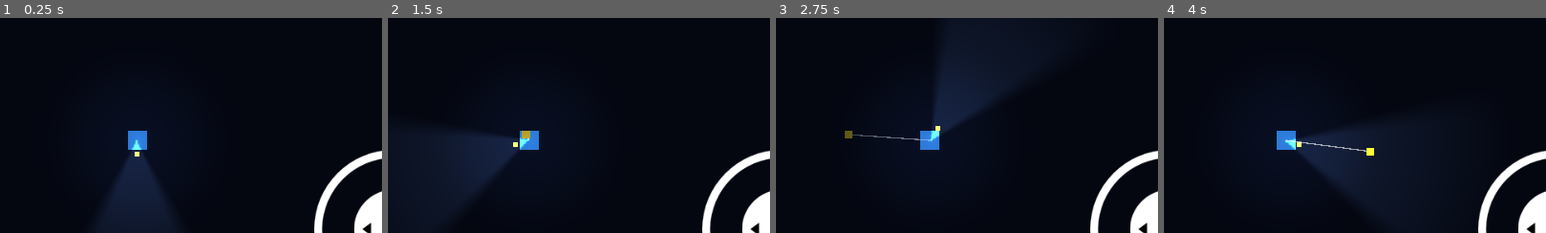
Above: before the commit, frames 1-4 (left to right).
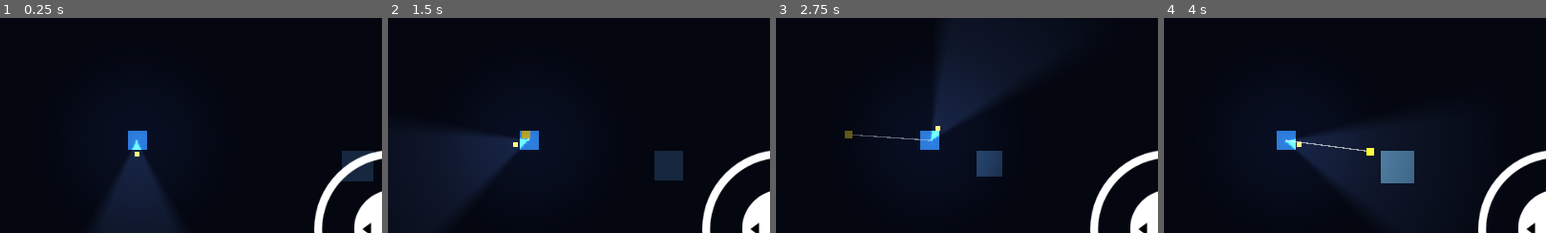
Above: after the commit, the same moments.

Repository: brian18964-bot/fishock
Game: Godot game, scene res://scenes/main.tscn
The game is run twice, just before and just after one commit, with the same random seed, the same clock (stepped at 60 frames per second) and the same inputs.
Inputs (mouse positions are % of the whole screen's width and height, from its top left):
- Up to frame 1 (0.25 s): no input
- Up to frame 2 (1.5 s): tap Enter at 0.5 s; move the mouse to (72, 45) at 0.52 s; hold Right (ui_right) 0.53-1.25 s; hold F 0.53-1.25 s; click (72, 45) at 0.67 s; tap Space at 0.77 s; drag from (30, 55) to (45, 70) at 1.27 s
- Up to frame 3 (2.75 s): move the mouse to (60, 28) at 2.02 s; hold Right (ui_right) from 2.03 s (still down); hold R from 2.03 s (still down)
- Up to frame 4 (4 s): release Right (ui_right) at 2.75 s; release R at 2.75 s; drag from (45, 70) to (20, 35) at 2.77 s; tap Space at 3.5, 3.77 s; move the mouse to (80, 65) at 3.52 s; hold Left (ui_left) from 3.53 s (still down); hold F from 3.53 s (still down)
The pictures show only the part of the screen within x 32-82%, y 22-72%; the shares and areas given below are measured in that part.

The runs differ from the first frame. In frame 1, 0.8% of the frame differs, in the area x 89-98%, y 61-76%; in frame 2, 1.0%; in frame 3, 0.8%; in frame 4, 1.3%, in the area x 56-66%, y 61-77%.

Commit message:
Add hotspots, rare fish, and the heart item (design doc §5.2/§5.3)
One Hotspot at a time, always at least 300 units from the altar and
escape point, marked by a pulsing ripple. Catching something from it
relocates it elsewhere after a short delay - failed attempts don't.

Rarity/heart is rolled at cast time and only revealed at bite time via
a message (matches the stronger splash/vibration cue in the doc).
Hotspot casts get a much higher rare chance and a heart chance
(higher at night); open water only has a small "surprise" chance,
slightly better on a far cast. Rare fish are worth 3x, reel slower,
and add real direction resistance: the fish's pull direction changes
every 2s, and reel progress rate now depends on whether the player is
moving to counter it (0.2x moving with the pull, 0.7x standing still,
up to 1.2x actively resisting) instead of the flat move-while-reeling
penalty normal fish use.

Hearts aren't added to carried_fish - GameState.has_heart is a single
solo-mode extra life. Ghost's night hunt spends it automatically on
what would otherwise be a fatal catch, knocking itself back instead.

HUD shows heart-held status; GearLabel/heart reset already covered by
existing Shift+R plumbing.

Co-Authored-By: Claude Sonnet 5 <noreply@anthropic.com>
Claude-Session: https://claude.ai/code/session_01E8ouZNnFGnS8DUZSFp8fpg

Diff:
--- /dev/null
+++ b/scenes/hotspot.tscn
@@ -0,0 +1,14 @@
+[gd_scene load_steps=2 format=3]
+
+[ext_resource type="Script" path="res://scripts/hotspot.gd" id="1"]
+
+[node name="Hotspot" type="Node2D"]
+script = ExtResource("1")
+z_index = 4
+
+[node name="Ripple" type="ColorRect" parent="."]
+offset_left = -18.0
+offset_top = -18.0
+offset_right = 18.0
+offset_bottom = 18.0
+color = Color(0.45, 0.75, 1, 0.55)
--- a/scenes/main.tscn
+++ b/scenes/main.tscn
@@ -9,6 +9,7 @@
 [ext_resource type="Script" path="res://scripts/escape_point.gd" id="7"]
 [ext_resource type="PackedScene" path="res://scenes/obstacle.tscn" id="8"]
 [ext_resource type="Script" path="res://scripts/darkness_controller.gd" id="9"]
+[ext_resource type="PackedScene" path="res://scenes/hotspot.tscn" id="10"]
 
 [sub_resource type="RectangleShape2D" id="RectangleShape2D_altar"]
 size = Vector2(64, 64)
@@ -77,6 +78,8 @@
 
 [node name="CollisionShape2D" type="CollisionShape2D" parent="EscapePoint"]
 shape = SubResource("RectangleShape2D_altar")
+
+[node name="Hotspot" parent="." instance=ExtResource("10")]
 
 [node name="Player" parent="." instance=ExtResource("2")]
 position = Vector2(1200, 700)
@@ -196,6 +199,15 @@
 offset_right = 920.0
 offset_bottom = 68.0
 horizontal_alignment = 2
+text = ""
+
+[node name="HeartLabel" type="Label" parent="HUD/Panel"]
+offset_left = 700.0
+offset_top = 68.0
+offset_right = 920.0
+offset_bottom = 88.0
+horizontal_alignment = 2
+modulate = Color(1, 0.4, 0.5, 1)
 text = ""
 
 [node name="FuelLabel" type="Label" parent="HUD/Panel"]
--- a/scripts/game_state.gd
+++ b/scripts/game_state.gd
@@ -37,6 +37,10 @@
 
 var time_remaining: float = DAY_DURATION
 var is_night: bool = false
+
+## Design doc §5.3: hotspot-only pickup. Solo use is a single automatic
+## save from a night catch; multiplayer altar revival doesn't apply here.
+var has_heart: bool = false
 
 
 func _process(delta: float) -> void:
@@ -123,6 +127,7 @@
 	_quota_since_offering = 0.0
 	time_remaining = DAY_DURATION
 	is_night = false
+	has_heart = false
 	inventory_updated.emit(carried_fish)
 	quota_updated.emit(quota_progress, quota_target)
 	day_phase_changed.emit("FISHING")
@@ -145,6 +150,18 @@
 	is_night = true
 	night_fell.emit()
 	push_message("時間到了，額度沒補滿...夜晚降臨，鬼進入獵殺模式！")
+
+
+func grant_heart() -> void:
+	has_heart = true
+	push_message("拿到心臟了！關鍵時刻能救你一命")
+
+
+func use_heart() -> bool:
+	if not has_heart:
+		return false
+	has_heart = false
+	return true
 
 
 func push_message(text: String) -> void:
--- a/scripts/ghost.gd
+++ b/scripts/ghost.gd
@@ -199,8 +199,16 @@
 	var to_player := player.global_position - global_position
 	if to_player.length() > 1.0:
 		global_position += to_player.normalized() * NIGHT_CHASE_SPEED * delta
+
 	if global_position.distance_to(player.global_position) <= CATCH_RADIUS:
-		GameState.end_run(false, "被鬼拖進水裡了，你沒能撐過夜晚")
+		if GameState.use_heart():
+			GameState.push_message("心臟救了你一命！鬼被震退了")
+			var away := global_position - player.global_position
+			if away.length() < 1.0:
+				away = Vector2.UP
+			global_position = player.global_position + away.normalized() * 260.0
+		else:
+			GameState.end_run(false, "被鬼拖進水裡了，你沒能撐過夜晚")
 
 
 func _start_search(at: Vector2) -> void:
--- /dev/null
+++ b/scripts/hotspot.gd
@@ -0,0 +1,55 @@
+class_name Hotspot
+extends Node2D
+
+## Design doc §5.2: only spawns away from fixed lights, ripples to mark
+## itself, and relocates once something's been caught from it.
+
+const RADIUS := 70.0
+const RESPAWN_DELAY := 1.5
+const MARGIN := 150.0
+const MIN_DIST_FROM_FIXED_LIGHT := 300.0
+
+var active: bool = true
+
+var _respawn_timer: float = 0.0
+var _pulse_time: float = 0.0
+
+@onready var ripple: ColorRect = $Ripple
+
+
+func _ready() -> void:
+	_relocate()
+
+
+func _process(delta: float) -> void:
+	visible = active
+	if active:
+		_pulse_time += delta
+		var s := 1.0 + sin(_pulse_time * 2.0) * 0.15
+		ripple.scale = Vector2(s, s)
+	else:
+		_respawn_timer -= delta
+		if _respawn_timer <= 0.0:
+			_relocate()
+
+
+func consume() -> void:
+	active = false
+	_respawn_timer = RESPAWN_DELAY
+
+
+func _relocate() -> void:
+	var altar := get_tree().current_scene.get_node("Altar")
+	var escape_point := get_tree().current_scene.get_node("EscapePoint")
+	var pos := Vector2.ZERO
+	for _i in range(20):
+		pos = Vector2(
+			randf_range(MARGIN, Player.WORLD_WIDTH - MARGIN),
+			randf_range(MARGIN, Player.WORLD_HEIGHT - MARGIN)
+		)
+		var far_from_altar := pos.distance_to(altar.global_position) > MIN_DIST_FROM_FIXED_LIGHT
+		var far_from_escape := pos.distance_to(escape_point.global_position) > MIN_DIST_FROM_FIXED_LIGHT
+		if far_from_altar and far_from_escape:
+			break
+	global_position = pos
+	active = true
--- a/scripts/hud.gd
+++ b/scripts/hud.gd
@@ -21,6 +21,7 @@
 @onready var run_end_label: Label = $Panel/RunEndLabel
 @onready var time_label: Label = $Panel/TimeLabel
 @onready var gear_label: Label = $Panel/GearLabel
+@onready var heart_label: Label = $Panel/HeartLabel
 
 const PHASE_TEXT := {
 	"FISHING": "階段：白天釣魚中",
@@ -72,6 +73,8 @@
 		gear_label.text = "釣法：浮標（餌 x%d）－Tab 切換" % _player.bait_count
 	else:
 		gear_label.text = "釣法：路亞（假餌 x%d）－Tab 切換" % _player.lure_count
+
+	heart_label.text = "❤ 已持有心臟" if GameState.has_heart else ""
 
 
 func _on_state_changed(new_state: String) -> void:
--- a/scripts/player.gd
+++ b/scripts/player.gd
@@ -45,12 +45,27 @@
 var bait_count: int = START_BAIT
 var lure_count: int = START_LURES
 
+## Design doc §5.2/§5.3: rolled at cast time, revealed at bite time.
+const NORMAL_RARE_CHANCE := 0.03
+const FAR_RARE_CHANCE := 0.06
+const HOTSPOT_RARE_CHANCE := 0.35
+const HOTSPOT_HEART_CHANCE_DAY := 0.08
+const HOTSPOT_HEART_CHANCE_NIGHT := 0.16
+const RARE_PULL_INTERVAL := 2.0
+
+var is_rare_catch: bool = false
+var is_heart_catch: bool = false
+var caught_in_hotspot: bool = false
+var rare_pull_dir: Vector2 = Vector2.ZERO
+var rare_pull_timer: float = 0.0
+
 var _prev_action_held: bool = false
 var _prev_mode_toggle_held: bool = false
 
 @onready var facing_indicator: ColorRect = $FacingIndicator
 @onready var _move_joystick: TouchJoystick = get_tree().current_scene.get_node("HUD/Panel/MoveJoystick")
 @onready var _aim_joystick: TouchJoystick = get_tree().current_scene.get_node("HUD/Panel/AimJoystick")
+@onready var _hotspot: Hotspot = get_tree().current_scene.get_node("Hotspot")
 
 
 func _ready() -> void:
@@ -274,8 +289,12 @@
 				_fail_catch("missed_bite")
 		State.REELING:
 			var held := _is_action_pressed()
-			var moving := velocity.length() > 1.0
-			var rate_mult := MOVE_REEL_PENALTY if moving else 1.0
+			var rate_mult := 1.0
+			if is_rare_catch:
+				rate_mult = _update_rare_pull(delta)
+			else:
+				var moving := velocity.length() > 1.0
+				rate_mult = MOVE_REEL_PENALTY if moving else 1.0
 			if held:
 				progress += tier_data.reel_speed * rate_mult * delta
 				tension += tier_data.tension_rise * delta
@@ -306,28 +325,96 @@
 	current_tier = FishData.tier_for_ratio(ratio)
 	tier_data = FishData.get_tier_data(current_tier)
 	wait_timer = randf_range(tier_data.wait_min, tier_data.wait_max)
+	_roll_catch_outcome()
 	_set_state(State.WAITING)
 	cast_started.emit(cast_target, current_tier)
+
+
+## Design doc §5.2/§5.3: decides now (revealed only at bite time) whether
+## this cast lands a rare fish or, hotspot-only, a heart. Hotspots also
+## boost rare odds far above open water's "surprise" chance.
+func _roll_catch_outcome() -> void:
+	is_rare_catch = false
+	is_heart_catch = false
+	caught_in_hotspot = _hotspot.active and cast_target.distance_to(_hotspot.global_position) <= Hotspot.RADIUS
+
+	if caught_in_hotspot:
+		var heart_chance := HOTSPOT_HEART_CHANCE_NIGHT if GameState.is_night else HOTSPOT_HEART_CHANCE_DAY
+		if randf() < heart_chance:
+			is_heart_catch = true
+		elif randf() < HOTSPOT_RARE_CHANCE:
+			is_rare_catch = true
+	else:
+		var rare_chance := FAR_RARE_CHANCE if current_tier == "far" else NORMAL_RARE_CHANCE
+		if randf() < rare_chance:
+			is_rare_catch = true
+
+	if is_rare_catch:
+		tier_data = tier_data.duplicate()
+		tier_data.label = "稀有" + tier_data.label
+		tier_data.value = tier_data.value * 3.0
+		tier_data.reel_speed = tier_data.reel_speed * 0.6
+		tier_data.tension_rise = tier_data.tension_rise * 1.15
+		tier_data.bite_window = tier_data.bite_window * 1.2
 
 
 func _start_bite() -> void:
 	bite_timer = tier_data.bite_window
 	_set_state(State.BITE)
 	bite_started.emit()
+	if is_heart_catch:
+		GameState.push_message("水花特別亮、震動特別強...是心臟！")
+	elif is_rare_catch:
+		GameState.push_message("水花聲跟震動都變強了，是稀有魚！")
 
 
 func _hook_fish() -> void:
 	progress = 0.0
 	tension = 0.15
+	if is_rare_catch:
+		rare_pull_dir = Vector2.RIGHT.rotated(randf() * TAU)
+		rare_pull_timer = RARE_PULL_INTERVAL
+		GameState.push_message("稀有魚用力往%s拉，往反方向走可以拉近距離！" % _describe_pull(rare_pull_dir))
 	_set_state(State.REELING)
 	hook_success.emit()
 
 
+## Design doc §4.4: rare-fish direction resistance. Moving opposite the
+## fish's current pull speeds progress up (to 1.2x); moving with it drags
+## it down (to 0.2x); standing still is a middling 0.7x either way.
+func _update_rare_pull(delta: float) -> float:
+	rare_pull_timer -= delta
+	if rare_pull_timer <= 0.0:
+		rare_pull_dir = Vector2.RIGHT.rotated(randf() * TAU)
+		rare_pull_timer = RARE_PULL_INTERVAL
+		GameState.push_message("稀有魚換方向了，往%s拉！" % _describe_pull(rare_pull_dir))
+
+	var alignment := 0.0
+	if velocity.length() > 1.0:
+		alignment = velocity.normalized().dot(-rare_pull_dir)
+	var clamped: float = clamp(alignment, -1.0, 1.0)
+	return 0.7 + clamped * 0.5
+
+
+func _describe_pull(dir: Vector2) -> String:
+	if abs(dir.x) > abs(dir.y):
+		return "右" if dir.x > 0.0 else "左"
+	return "下" if dir.y > 0.0 else "上"
+
+
 func _succeed_catch() -> void:
-	var fish := {"name": tier_data.label, "value": tier_data.value, "tier": current_tier}
-	catch_success.emit(fish)
-	GameState.add_carried_fish(fish)
-	GameState.push_message("釣到了 %s！" % tier_data.label)
+	if caught_in_hotspot:
+		_hotspot.consume()
+
+	if is_heart_catch:
+		GameState.grant_heart()
+		catch_success.emit({"name": "心臟", "value": 0, "tier": current_tier})
+	else:
+		var fish := {"name": tier_data.label, "value": tier_data.value, "tier": current_tier}
+		catch_success.emit(fish)
+		GameState.add_carried_fish(fish)
+		GameState.push_message("釣到了 %s！" % tier_data.label)
+
 	_reset_line(State.IDLE)
 
 
Not shown: 1 places in scenes/main.tscn that only renumber resources
